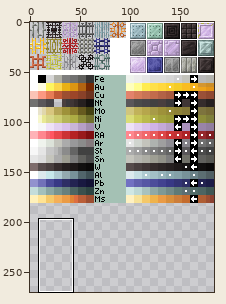
Sprite sheet -- Versandordner/temp.png. Above, an overview of the earlier version with the close-up marked.
Close-up. Before:
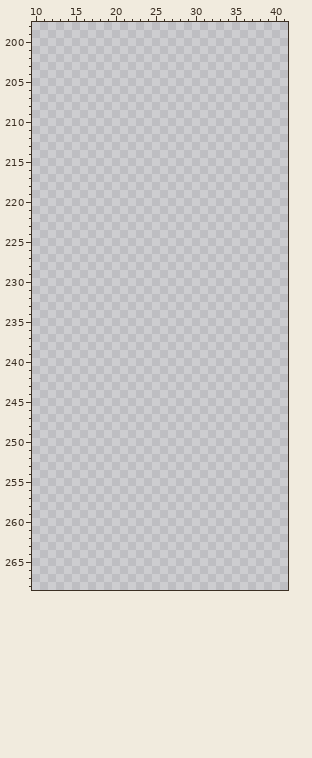
The file is 184x300 pixels. Colours within 5 levels of each other are drawn and written as one. Shown: x 10..41, y 198..268. The wide view leaves out empty margins. The commit also changed other parts of the picture, which this record leaves out.
Palette (. is transparent): 
The result:
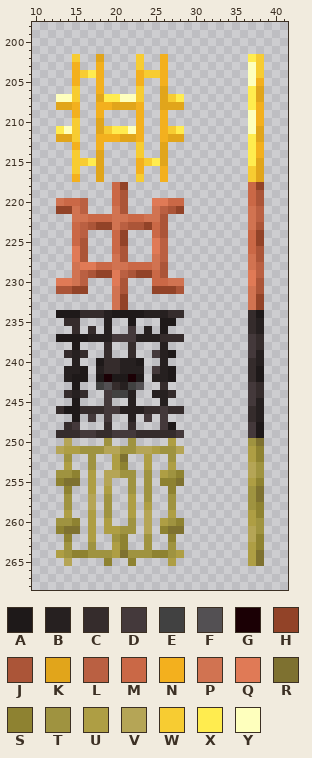
Colours new in this view: A #1e1919  B #262020  C #352c2c  D #44393b  E #414141  F #535053  G #1b0005  H #924328  J #ab5538  K #e1a51b  L #ba6042  M #ca6846  N #f3b01e  P #d17351  Q #e07a56  R #7e7130  S #8e8231  T #9f9340  U #ae9e44  V #b5a556  W #f7cc32  X #ffec4f  Y #feffbd
What changed:
Changed rows in their new state; - is an unchanged pixel.
first column x 13:
202 --W--K----W--N----------XW
203 --N--N----W--N----------YW
204 --NWXN----NWWN----------YW
205 --N--N----N--N----------YN
206 --W--N----W--K----------XK
207 YYW--KXXYYW--KWX--------XK
208 KKN--NNKKKN--KKK--------XN
209 --N--N----N--N----------YN
210 --W--K----N--N----------YN
211 XYW--KWXXYN--NWX--------YK
212 KKW--NNNKKN--NKK--------XK
213 --N--N----W--K----------XN
214 --W--K----W--K----------XN
215 --WWXK----NWXK----------XK
216 --W--K----N--N----------WK
217 --N--K----W--N----------WK
218 -------MH---------------MH
219 -------MJ---------------MJ
220 PMML---MJ---QQMM--------MJ
221 HHPL---PJ---PLJH--------PL
222 --PPMMMPPMMPPJ----------PL
223 --MLJHHPLJJHMJ----------PJ
224 --ML---MH---MJ----------MH
225 --MJ---MH---QL----------MH
226 --QJ---MJ---QL----------MJ
227 --QJ---PJ---PL----------PJ
228 --PQQMMPPMMMPJ----------PL
229 --PLJHHQLJHHMJ----------QL
230 QQPL---QJ---MMPP--------QJ
231 JJHH---PJ---HHHJ--------PJ
232 -------PH---------------PH
233 -------PH---------------PH
234 AAACCCBAAAABBBCC--------CA
235 -CC---B--A---AA---------CB
236 --C-C-B--D-B-A----------CB
237 AAAABBBDDDBBBCCC--------DC
238 --A---C--C---B----------DC
239 -CBC--C--C--DBA---------DB
240 --B--ACCBBA--B----------CB
241 -BBA-BCCBBB-DBA---------CA
242 -BAA-AGAAGA-BBA---------CA
243 --A--EFCBEF--C----------DC
244 -CBC--DEEB--BBC---------DC
245 --A---D--B---B----------DB
246 CAACCCDDBBBCCDCC--------CB
247 --A-D-D--B-D-D----------CB
248 -CD---C--C---DA---------DA
249 CCCDDCCDDDCCCCCD--------DA
250 -V----T--T----U---------TR
251 VUUTTTVVTTVVUTTV--------US
252 -T--T--UR--U--T---------US
253 -U--T--US--U--U---------VT
254 TTS-U-VVTT-T-UTS--------VT
255 SRR-U-V--T-T-SSR--------US
256 -S--U-U--T-T--S---------TR
257 -T--V-T--U-T--T---------TR
258 -T--V-T--U-U--T---------TS
259 -U--U-T--U-V--U---------US
260 TTS-U-U--T-V-UTS--------UT
261 SRR-U-UUTT-V-SRR--------VT
262 -S--U--TS--T--S---------VS
263 -T--T--US--T--T---------US
264 UTSSTTTURTTTSSTU--------UR
265 -V----S--S----U---------UR
Pixel boxes of the changes (left, top, right, bottom) in both close-ups:
added: (56, 54, 184, 566)
added: (248, 54, 264, 566)
